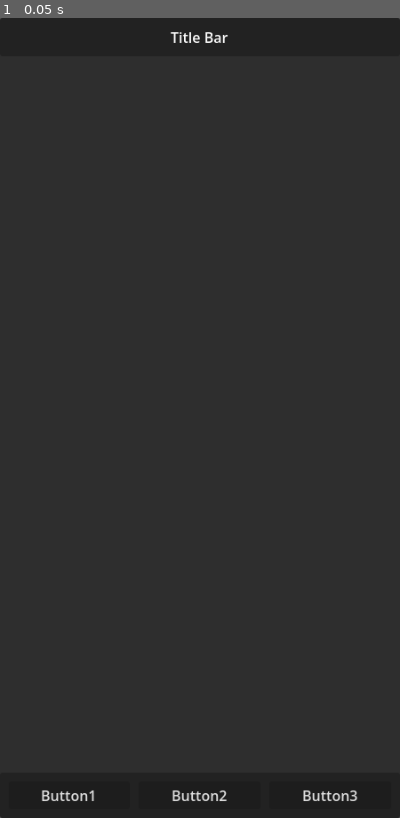
Above: before the commit, frame 1.
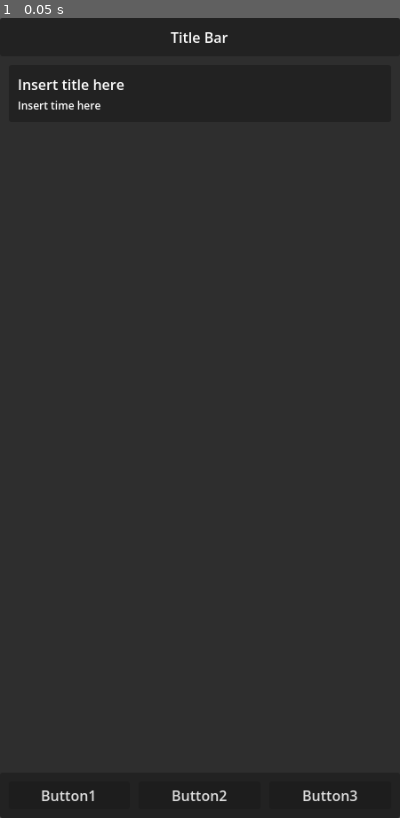
Above: after the commit, the same moment.

Repository: jowashli/doings-tracker
Game: Godot game, scene res://control.tscn
Two runs of this game, one before a commit and one after it. Both use one fixed random seed, a clock stepped at 60 frames per second and the inputs below.
Inputs:
- Up to frame 1 (0.05 s): no input

The runs differ from the first frame. In frame 1, 0.3% of the frame differs, in the area x 4-31%, y 7-12%.

Commit message:
Create schedule block

Diff:
--- a/control.tscn
+++ b/control.tscn
@@ -1,4 +1,6 @@
 [gd_scene format=3 uid="uid://bthqiiwelqjac"]
+
+[ext_resource type="PackedScene" uid="uid://b0q5qn0b38ow6" path="res://scenes/Block.tscn" id="1_0fbet"]
 
 [node name="Control" type="Control" unique_id=1754899738]
 layout_mode = 3
@@ -18,32 +20,32 @@
 current_tab = 0
 tabs_visible = false
 
-[node name="VBoxContainer" type="VBoxContainer" parent="TabContainer" unique_id=999866401]
+[node name="Schedhule" type="VBoxContainer" parent="TabContainer" unique_id=999866401]
 layout_mode = 2
 theme_override_constants/separation = 0
 metadata/_tab_index = 0
 
-[node name="TitleBar" type="PanelContainer" parent="TabContainer/VBoxContainer" unique_id=1937230363]
+[node name="TitleBar" type="PanelContainer" parent="TabContainer/Schedhule" unique_id=1937230363]
 layout_mode = 2
 
-[node name="MarginContainer" type="MarginContainer" parent="TabContainer/VBoxContainer/TitleBar" unique_id=872860702]
+[node name="MarginContainer" type="MarginContainer" parent="TabContainer/Schedhule/TitleBar" unique_id=872860702]
 layout_mode = 2
 theme_override_constants/margin_left = 10
 theme_override_constants/margin_top = 10
 theme_override_constants/margin_right = 10
 theme_override_constants/margin_bottom = 10
 
-[node name="HBoxContainer" type="HBoxContainer" parent="TabContainer/VBoxContainer/TitleBar/MarginContainer" unique_id=1988564213]
+[node name="HBoxContainer" type="HBoxContainer" parent="TabContainer/Schedhule/TitleBar/MarginContainer" unique_id=1988564213]
 layout_mode = 2
 theme_override_constants/separation = 10
 
-[node name="Label" type="Label" parent="TabContainer/VBoxContainer/TitleBar/MarginContainer/HBoxContainer" unique_id=113161646]
+[node name="Label" type="Label" parent="TabContainer/Schedhule/TitleBar/MarginContainer/HBoxContainer" unique_id=113161646]
 layout_mode = 2
 size_flags_horizontal = 3
 text = "Title Bar"
 horizontal_alignment = 1
 
-[node name="MarginContainer" type="MarginContainer" parent="TabContainer/VBoxContainer" unique_id=120862133]
+[node name="MarginContainer" type="MarginContainer" parent="TabContainer/Schedhule" unique_id=120862133]
 layout_mode = 2
 size_flags_vertical = 3
 theme_override_constants/margin_left = 10
@@ -51,35 +53,39 @@
 theme_override_constants/margin_right = 10
 theme_override_constants/margin_bottom = 10
 
-[node name="BlockContainer" type="VBoxContainer" parent="TabContainer/VBoxContainer/MarginContainer" unique_id=693555366]
+[node name="BlockContainer" type="VBoxContainer" parent="TabContainer/Schedhule/MarginContainer" unique_id=693555366]
 layout_mode = 2
 size_flags_vertical = 3
+theme_override_constants/separation = 10
 
-[node name="ActionBar" type="PanelContainer" parent="TabContainer/VBoxContainer" unique_id=449001790]
+[node name="Block" parent="TabContainer/Schedhule/MarginContainer/BlockContainer" unique_id=1950149991 instance=ExtResource("1_0fbet")]
 layout_mode = 2
 
-[node name="MarginContainer" type="MarginContainer" parent="TabContainer/VBoxContainer/ActionBar" unique_id=362136820]
+[node name="ActionBar" type="PanelContainer" parent="TabContainer/Schedhule" unique_id=449001790]
+layout_mode = 2
+
+[node name="MarginContainer" type="MarginContainer" parent="TabContainer/Schedhule/ActionBar" unique_id=362136820]
 layout_mode = 2
 theme_override_constants/margin_left = 10
 theme_override_constants/margin_top = 10
 theme_override_constants/margin_right = 10
 theme_override_constants/margin_bottom = 10
 
-[node name="HBoxContainer" type="HBoxContainer" parent="TabContainer/VBoxContainer/ActionBar/MarginContainer" unique_id=677334770]
+[node name="HBoxContainer" type="HBoxContainer" parent="TabContainer/Schedhule/ActionBar/MarginContainer" unique_id=677334770]
 layout_mode = 2
 theme_override_constants/separation = 10
 
-[node name="Button1" type="Button" parent="TabContainer/VBoxContainer/ActionBar/MarginContainer/HBoxContainer" unique_id=1436833290]
+[node name="Button1" type="Button" parent="TabContainer/Schedhule/ActionBar/MarginContainer/HBoxContainer" unique_id=1436833290]
 layout_mode = 2
 size_flags_horizontal = 3
 text = "Button1"
 
-[node name="Button2" type="Button" parent="TabContainer/VBoxContainer/ActionBar/MarginContainer/HBoxContainer" unique_id=964740167]
+[node name="Button2" type="Button" parent="TabContainer/Schedhule/ActionBar/MarginContainer/HBoxContainer" unique_id=964740167]
 layout_mode = 2
 size_flags_horizontal = 3
 text = "Button2"
 
-[node name="Button3" type="Button" parent="TabContainer/VBoxContainer/ActionBar/MarginContainer/HBoxContainer" unique_id=597315507]
+[node name="Button3" type="Button" parent="TabContainer/Schedhule/ActionBar/MarginContainer/HBoxContainer" unique_id=597315507]
 layout_mode = 2
 size_flags_horizontal = 3
 text = "Button3"
--- /dev/null
+++ b/scenes/Block.tscn
@@ -0,0 +1,25 @@
+[gd_scene format=3 uid="uid://b0q5qn0b38ow6"]
+
+[ext_resource type="Script" uid="uid://bi1ppo1scb037" path="res://scripts/Block.gd" id="1_01uos"]
+
+[node name="Block" type="PanelContainer" unique_id=1950149991]
+script = ExtResource("1_01uos")
+
+[node name="MarginContainer" type="MarginContainer" parent="." unique_id=1153193942]
+layout_mode = 2
+theme_override_constants/margin_left = 10
+theme_override_constants/margin_top = 10
+theme_override_constants/margin_right = 10
+theme_override_constants/margin_bottom = 10
+
+[node name="VBoxContainer" type="VBoxContainer" parent="MarginContainer" unique_id=473233722]
+layout_mode = 2
+
+[node name="TitleLabel" type="Label" parent="MarginContainer/VBoxContainer" unique_id=1676571131]
+layout_mode = 2
+text = "Insert title here"
+
+[node name="TimeLabel" type="Label" parent="MarginContainer/VBoxContainer" unique_id=721383157]
+layout_mode = 2
+theme_override_font_sizes/font_size = 12
+text = "Insert time here"
--- /dev/null
+++ b/scripts/Block.gd
@@ -0,0 +1,4 @@
+extends PanelContainer
+
+@onready var TitleLabel : Label = $MarginContainer/VBoxContainer/TitleLabel
+@onready var TimeLabel : Label = $MarginContainer/VBoxContainer/TimeLabel
Not shown, added: scripts/Block.gd.uid
